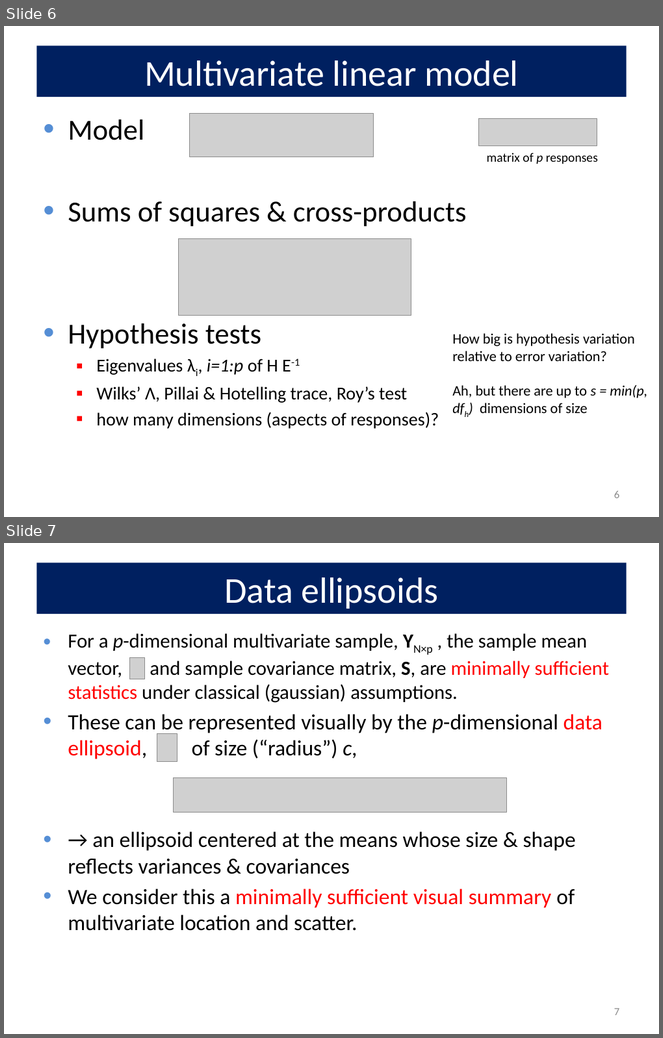
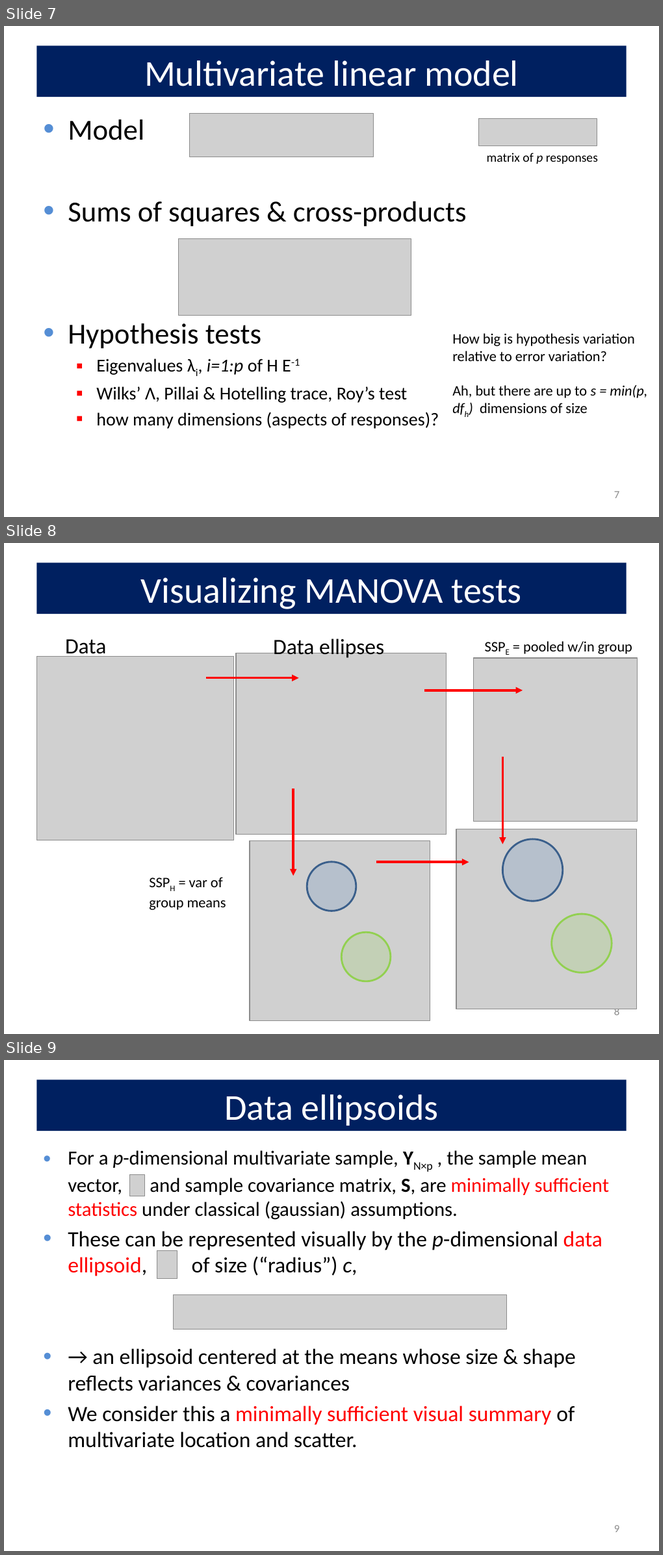
Before and after one commit to friendly/VisMLM-course, a slide deck: lectures/lecture2.pptx. Shown one above the other, each under a label of ours: slides 6 and 7 before the commit, slides 7, 8 and 9 after it. The pictures are 663x1038 and 663x1555 pixels, drawn with LibreOffice and Linux fonts; fonts in the diff are those of the drawing; grey boxes stand for pictures. Boxes give left, top, right and bottom in pixels: in the first picture for what was removed or moved away, otherwise in the second. Text is boxed around its words. In the diff, an @@ line names an element or a change of style, - is before the commit and + after.

```diff
--- a/lectures/lecture2.pptx
+++ b/lectures/lecture2.pptx
@@ slide 8 added at (x1=4, y1=543, x2=659, y2=1034), background #FFFFFF @@
@@ title added at (x1=36, y1=563, x2=627, y2=614), fill #002060, 40 pt, text #FFFFFF @@
+Visualizing MANOVA tests
@@ text added at (x1=65, y1=639, x2=106, y2=659), 24 pt, text #000000 @@
+Data
@@ text added at (x1=273, y1=637, x2=384, y2=658), 24 pt, text #000000 @@
+Data ellipses
@@ picture added at (x1=36, y1=656, x2=234, y2=841) @@
@@ picture added at (x1=236, y1=653, x2=446, y2=835) @@
@@ picture added at (x1=474, y1=658, x2=638, y2=822) @@
@@ text added at (x1=523, y1=641, x2=633, y2=654), 16 pt, text #000000 @@
+SSPE = pooled w/in group
@@ arrow added from (206, 678) to (299, 678), #FF0000 2.5 pt @@
@@ arrow added from (425, 691) to (523, 691), #FF0000 2.5 pt @@
@@ arrow added from (503, 757) to (503, 845), #FF0000 2.5 pt @@
@@ arrow added from (294, 789) to (294, 876), #FF0000 2.5 pt @@
@@ picture added at (x1=456, y1=829, x2=636, y2=1010) @@
@@ picture added at (x1=250, y1=841, x2=430, y2=1021) @@
@@ ellipse added at (x1=503, y1=839, x2=563, y2=901), fill #4F81BD at 20% opacity, outline #3A5F8C 2 pt @@
@@ ellipse added at (x1=307, y1=862, x2=356, y2=911), fill #4F81BD at 20% opacity, outline #3A5F8C 2 pt @@
@@ arrow added from (376, 862) to (469, 862), #FF0000 2.5 pt @@
@@ text added at (x1=149, y1=877, x2=226, y2=910), 16 pt, text #000000 @@
+SSPH = var of group means
@@ ellipse added at (x1=341, y1=932, x2=391, y2=981), fill #92D050 at 20% opacity, outline #92D050 2 pt @@
@@ ellipse added at (x1=552, y1=915, x2=612, y2=973), fill #92D050 at 20% opacity, outline #92D050 2 pt @@
@@ page number added at (x1=614, y1=1009, x2=620, y2=1016), 12 pt, text #8C8C8C @@
+8
@@ what was slide 6 is now slide 7 @@
@@ page number at (x1=614, y1=491, x2=620, y2=499): text changed @@
-6
+7
@@ what was slide 7 is now slide 9 @@
@@ page number at (x1=614, y1=1525, x2=620, y2=1533): text changed @@
-7
+9
```
Also in this commit, not shown: 2 slides changed, 1 other slide added, 13 other files.
